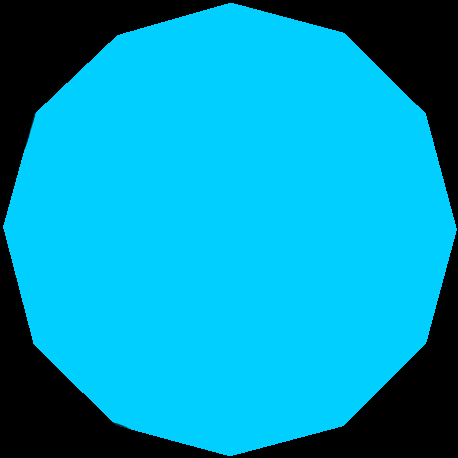
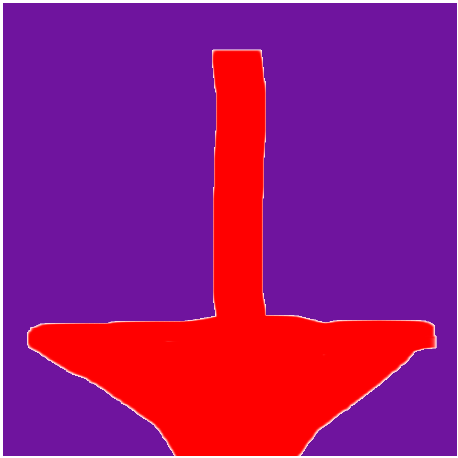
Before/after of a 458×458 layered artwork. What changed in the layer stack:
painted on "Pasted Layer #2" over [3, 3, 457, 456]
hid "next_guziki" over [0, 0, 458, 458]
